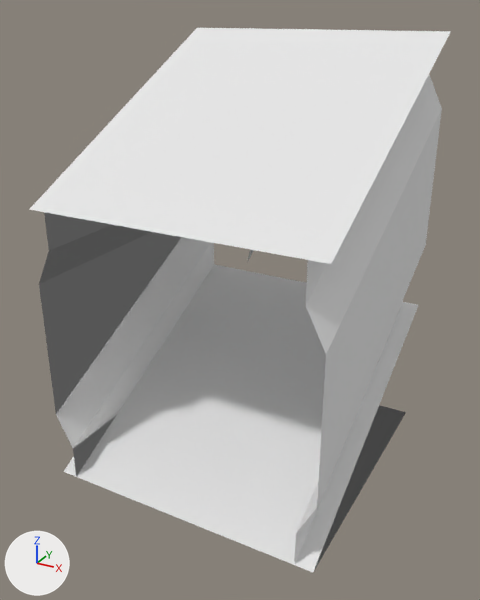
An edit to the Blender file Assets/Model/ship modules.blend, drawn before and after from the same camera.
Camera for both pictures: a 50 mm camera at (4.16, -7.77, 6.29) aimed at (-0.01, -0.19, 2.5). The lights are fixed; the arrows at lower left show +X, +Y and +Z.

In view in the first picture: 'Ceiling Slant', 'Doorway', 'Floor', 'Floor Slant', 'T Floor', 'Vent Entrance', 'Wall', 'Wall Slant', 'Wall Slant 2'.
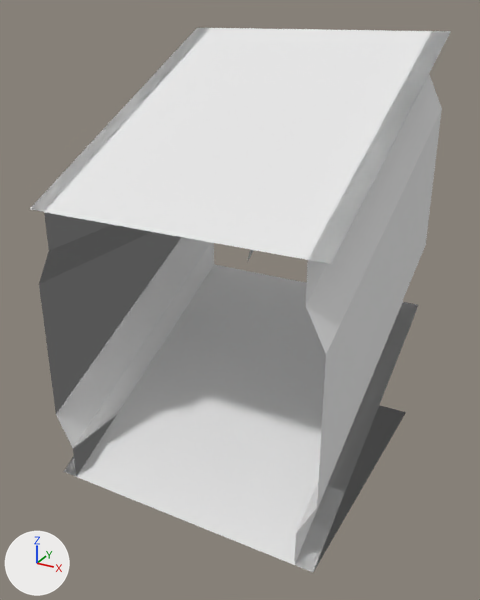
Changed parts and their boxes [x1, y1, x2, y2] in the pictures (480 x 600 px):
'Wall Slant 2', reshaped
    before: [294, 75, 442, 565]
    after: [294, 31, 450, 572]
'Wall Slant', reshaped
    before: [42, 212, 214, 448]
    after: [29, 28, 214, 477]
part 1 of me_plane_014, added
    after: [295, 31, 450, 572]
part 2 of me_plane_013, added
    after: [29, 28, 210, 477]

Patch to the scene script:
```diff
--- a/Assets/Model/ship modules.blend.py
+++ b/Assets/Model/ship modules.blend.py
@@ me_plane_014 @@
 me_plane_014.from_pydata(...)  # 12 vertices, 5 faces; spans x 1.75..2.0, y -2.0..2.0, z 0.0..6.0
 # used by ob_wall_slant_2; location = (0.0, 0.0, 0.0)
 # verts and faces of me_plane_014; kept vertices keep their numbers, new ones are numbered from 12
 # before: 0 (1.75, -2.0, 0.0) at pixel (294, 565), 1 (1.75, -2.0, 4.0) at pixel (307, 259), 2 (1.75, 2.0, 2.0) at pixel (403, 301), 3 (1.75, 2.0, 6.0) at pixel (432, 31)
+# me_plane_014 part 1
+for new, old in zip([*range(12, 16)], [*range(0, 4)]): verts[new] = verts[old] + (0.25, 0.0, 0.0)
+faces += [(1, 13, 15, 3), (0, 2, 14, 12)]
 me_plane_014.materials.append(mat_material_001)
@@ me_plane_013 @@
 me_plane_013.from_pydata(...)  # 12 vertices, 5 faces; spans x -2.0..-1.75, y -2.0..2.0, z 0.0..6.0
 # used by ob_wall_slant; location = (0.0, 0.0, 0.0)
 # verts and faces of me_plane_013; kept vertices keep their numbers, new ones are numbered from 12
 # before: 0 (-1.75, -2.0, 0.0) at pixel (76, 476), 1 (-1.75, -2.0, 4.0) at pixel (44, 212), 2 (-1.75, 2.0, 2.0) at pixel (214, 264), 3 (-1.75, 2.0, 6.0) at pixel (210, 27)
+# me_plane_013 part 2
+for new, old in zip([*range(12, 16)], [*range(0, 4)]): verts[new] = verts[old] + (-0.25, 0.0, 0.0)
+faces += [(1, 3, 15, 13), (0, 12, 14, 2)]
 me_plane_013.materials.append(mat_material_001)
```
